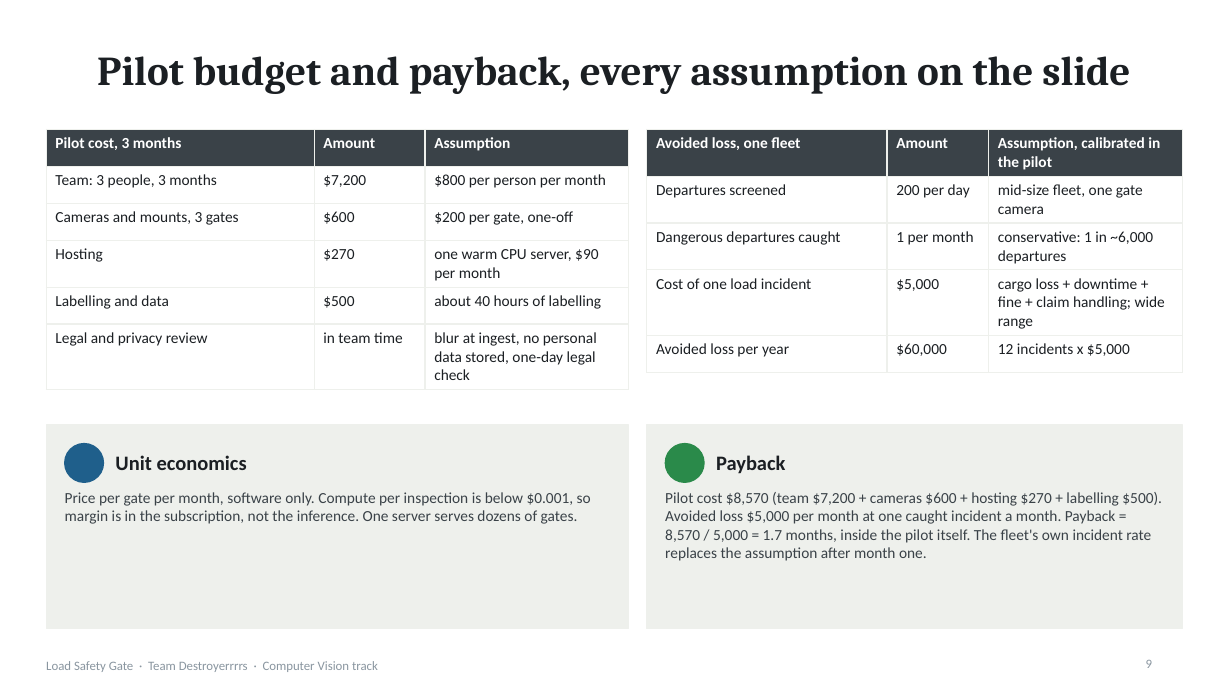
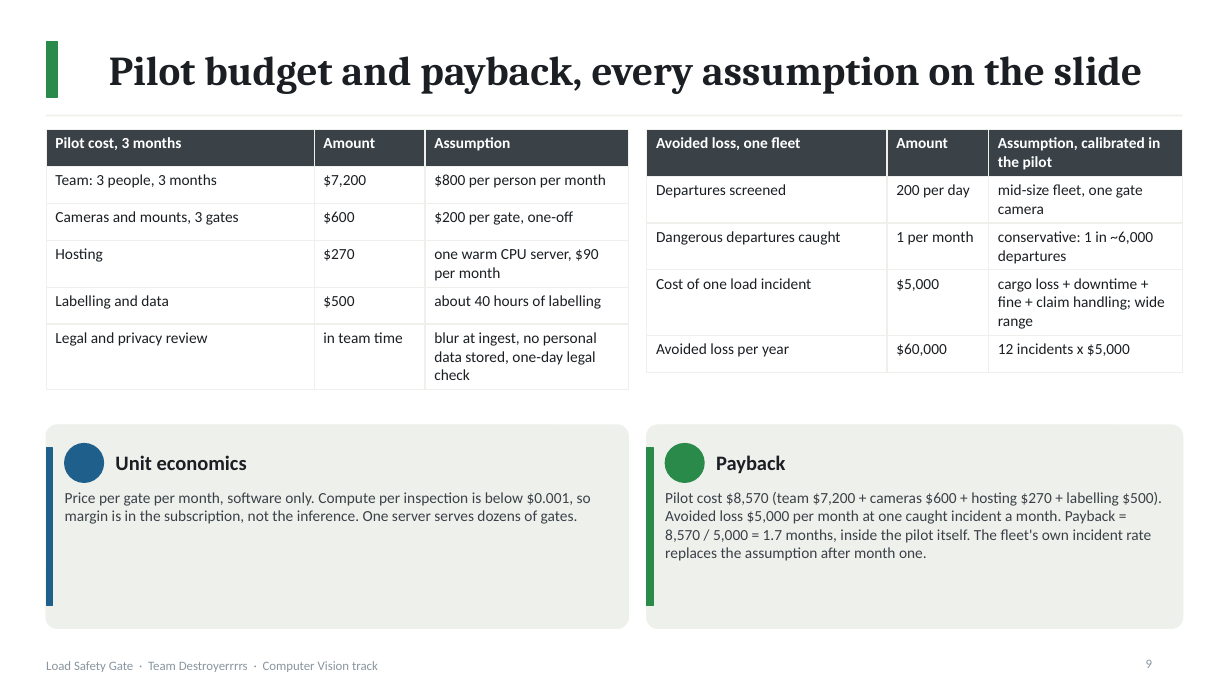
Before and after one commit to Winner-121/Destroyerrrrs_Final_Stage, a slide deck: slide 9 of deck/LoadSafetyGate_deck.pptx. Drawn at 1232x693 pixels with LibreOffice and Linux fonts; fonts in the diff are those of the drawing. Boxes give left, top, right and bottom in pixels: in the first picture for what was removed or moved away, otherwise in the second. Text is boxed around its words. In the diff, an @@ line names an element or a change of style, - is before the commit and + after.

```diff
--- a/deck/LoadSafetyGate_deck.pptx
+++ b/deck/LoadSafetyGate_deck.pptx
@@ rectangle added at bbox=[46, 42, 57, 97], fill #2A8A4A, outline #2A8A4A 1 pt @@
@@ title "Pilot budget and payback, every ...": place and size @@
-title "Pilot budget and payback, every ..." at bbox=[97, 56, 1130, 94]
+title "Pilot budget and payback, every ..." at bbox=[109, 56, 1142, 94]
@@ line added from (46, 116) to (1183, 116), #EEF0EC 1.5 pt @@
@@ rounded rectangle at bbox=[46, 425, 628, 628]: rectangle to rounded rectangle @@
@@ rectangle added at bbox=[46, 448, 53, 605], fill #1F5F8B, outline #1F5F8B 1 pt @@
@@ rounded rectangle at bbox=[647, 425, 1183, 628]: rectangle to rounded rectangle @@
@@ rectangle added at bbox=[647, 448, 653, 605], fill #2A8A4A, outline #2A8A4A 1 pt @@
```
Also in this commit, not shown: 9 other slides changed, 1 slide added, 5 other files.
